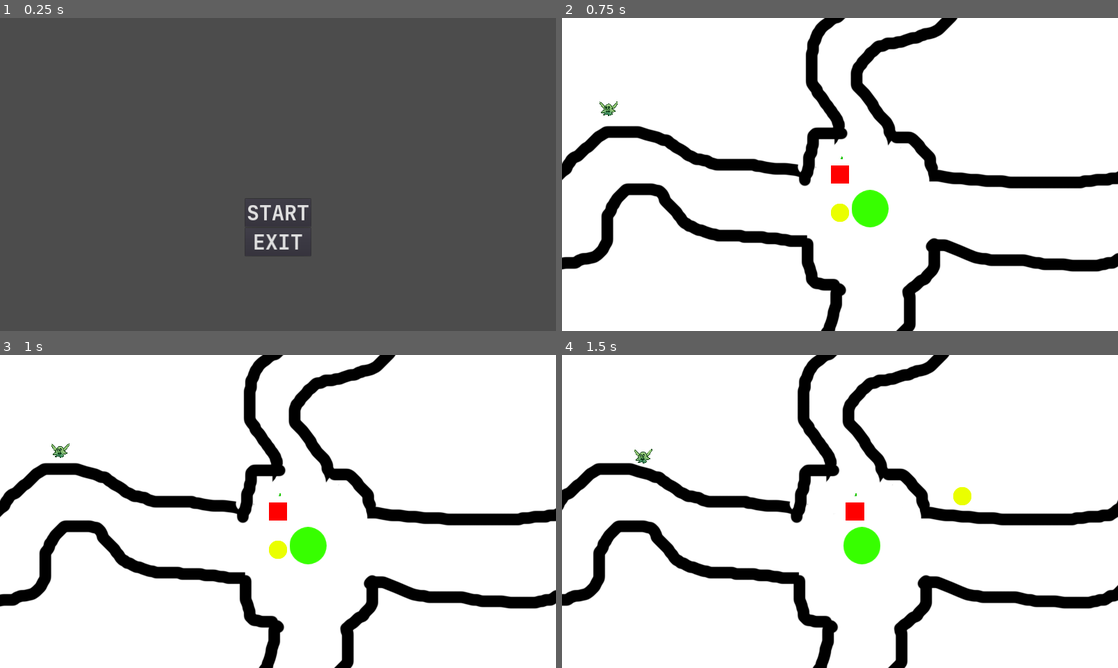
Above: before the commit, frames 1-4 (two rows, left to right).
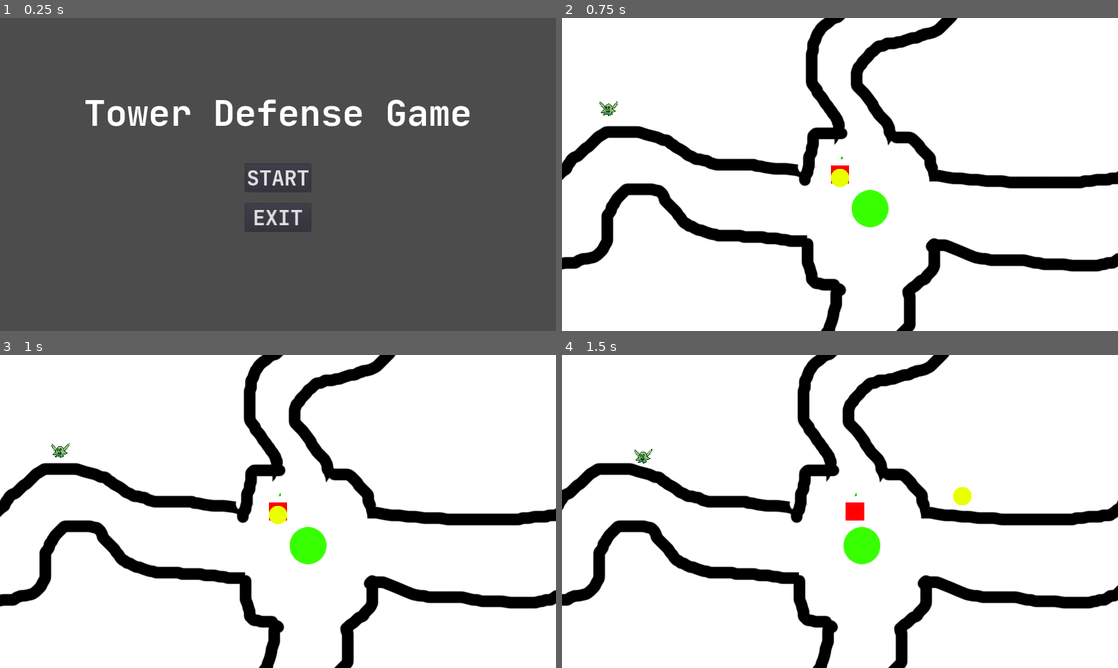
Above: after the commit, the same moments.

Repository: JoshuaEagles/TowerDefenseGame
Game: Godot game, scene res://MainMenu/Menu.tscn
Two runs of this game, one before a commit and one after it. Both use one fixed random seed, a clock stepped at 60 frames per second and the inputs below.
Inputs (mouse positions are in pixels of both pictures, inside the frame that each line leads up to):
- Up to frame 1 (0.25 s): no input
- Up to frame 2 (0.75 s): click "START" at 0.5 s
- Up to frame 3 (1 s): no input
- Up to frame 4 (1.5 s): move the mouse to (962, 495) at 1.27 s; hold D (move_right) from 1.28 s (still down)

The runs differ from the first frame. In frame 1, 3.1% of the frame differs, in the area x 15-85%, y 26-76%; in frame 2, 0.3%; in frame 3, 0.3%; in frame 4, nothing differs.

Commit message:
Menu title

Diff:
--- a/MainMenu/Menu.gd
+++ b/MainMenu/Menu.gd
@@ -5,16 +5,15 @@
 var current_button = 0
 
 func _ready():
-	buttons = [get_node("VBoxContainer/StartButton"), get_node("VBoxContainer/ExitButton")]
+	buttons = [get_node("VBoxContainer/VBoxContainer/StartButton"), get_node("VBoxContainer/VBoxContainer/ExitButton")]
 
-	get_node("VBoxContainer/StartButton")
-	$VBoxContainer/StartButton
+	# get_node("VBoxContainer/VBoxContainer/StartButton")
+	# $VBoxContainer/StartButton
 
 func _process(delta):
 	for button in buttons:
 		if button.pressed:
 			button.action()
-
 
 	if ($Selected.visible):
 		if Input.is_action_just_pressed("menu_up"):
--- a/MainMenu/Menu.tscn
+++ b/MainMenu/Menu.tscn
@@ -1,15 +1,22 @@
-[gd_scene load_steps=6 format=2]
+[gd_scene load_steps=8 format=2]
 
 [ext_resource path="res://MainFont.tres" type="DynamicFont" id=1]
 [ext_resource path="res://MainMenu/Menu.gd" type="Script" id=2]
 [ext_resource path="res://MainMenu/StartButton.gd" type="Script" id=3]
 [ext_resource path="res://MainMenu/ExitButton.gd" type="Script" id=4]
 [ext_resource path="res://Player/Arrow.png" type="Texture" id=5]
+[ext_resource path="res://JetBrainsMono-Bold.ttf" type="DynamicFontData" id=6]
+
+[sub_resource type="DynamicFont" id=1]
+size = 124
+font_data = ExtResource( 6 )
 
 [node name="Menu" type="MarginContainer"]
 anchor_right = 1.0
 anchor_bottom = 1.0
-custom_constants/margin_top = 364
+size_flags_horizontal = 0
+size_flags_vertical = 0
+custom_constants/margin_top = 250
 script = ExtResource( 2 )
 __meta__ = {
 "_edit_use_anchors_": false
@@ -21,17 +28,33 @@
 texture = ExtResource( 5 )
 
 [node name="VBoxContainer" type="VBoxContainer" parent="."]
-margin_left = 846.0
-margin_top = 625.0
-margin_right = 1073.0
-margin_bottom = 819.0
+margin_top = 250.0
+margin_right = 1920.0
+margin_bottom = 733.0
 grow_horizontal = 2
 grow_vertical = 2
-size_flags_horizontal = 4
-size_flags_vertical = 4
+size_flags_vertical = 0
+custom_constants/separation = 100
 alignment = 1
 
-[node name="StartButton" type="Button" parent="VBoxContainer"]
+[node name="Label" type="Label" parent="VBoxContainer"]
+margin_right = 1920.0
+margin_bottom = 153.0
+size_flags_vertical = 0
+custom_fonts/font = SubResource( 1 )
+text = "Tower Defense Game"
+align = 1
+
+[node name="VBoxContainer" type="VBoxContainer" parent="VBoxContainer"]
+margin_left = 846.0
+margin_top = 253.0
+margin_right = 1073.0
+margin_bottom = 483.0
+size_flags_horizontal = 4
+size_flags_vertical = 0
+custom_constants/separation = 40
+
+[node name="StartButton" type="Button" parent="VBoxContainer/VBoxContainer"]
 margin_right = 227.0
 margin_bottom = 95.0
 custom_fonts/font = ExtResource( 1 )
@@ -41,10 +64,10 @@
 "_edit_use_anchors_": false
 }
 
-[node name="ExitButton" type="Button" parent="VBoxContainer"]
-margin_top = 99.0
+[node name="ExitButton" type="Button" parent="VBoxContainer/VBoxContainer"]
+margin_top = 135.0
 margin_right = 227.0
-margin_bottom = 194.0
+margin_bottom = 230.0
 custom_fonts/font = ExtResource( 1 )
 text = "EXIT"
 script = ExtResource( 4 )
